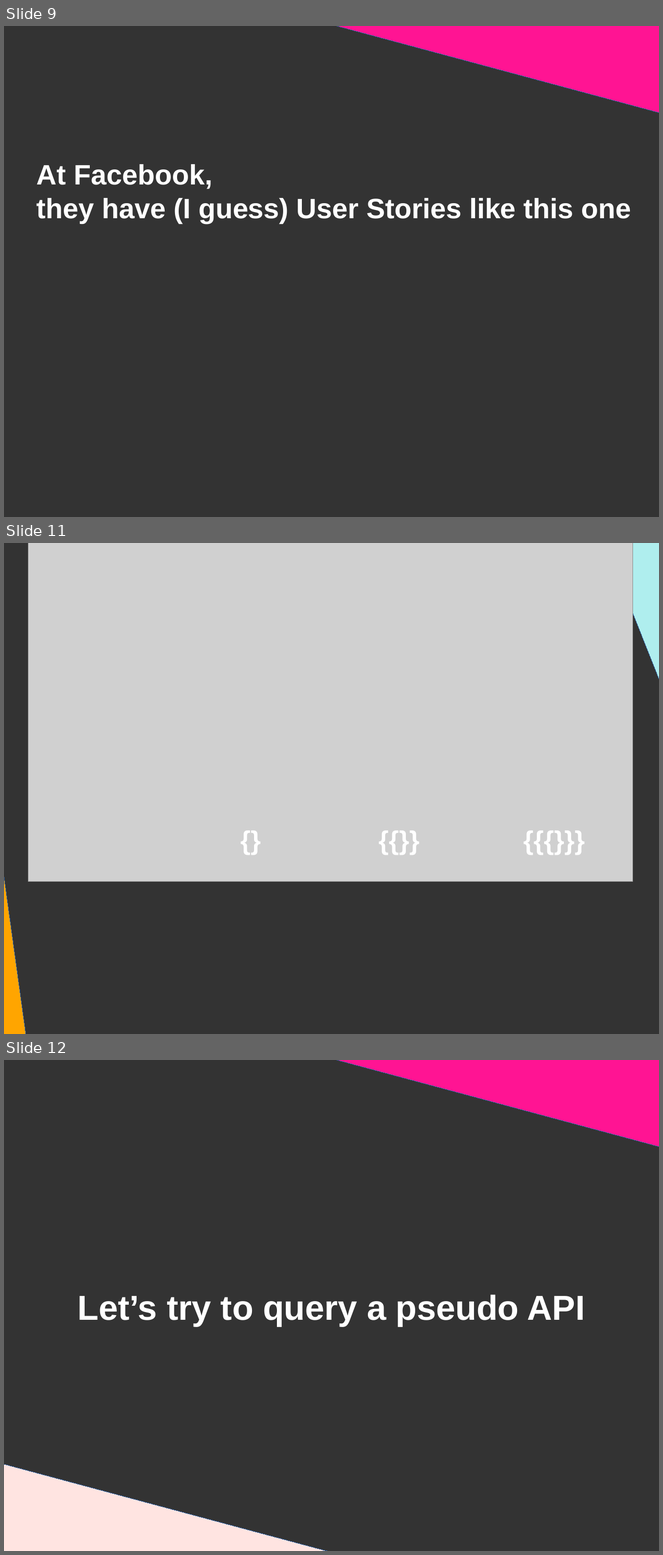
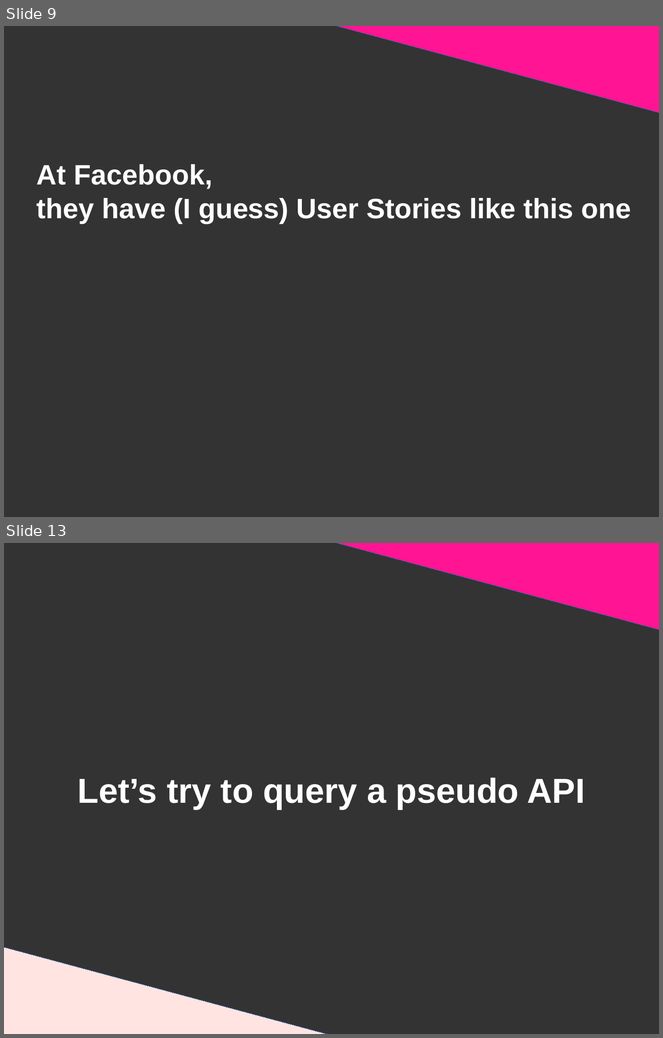
Before and after one commit to DanYellow/presentations, a slide deck: graphql/presentation.odp. Shown one above the other, each under a label of ours: slides 9, 11 and 12 before the commit, slides 9 and 13 after it; the slides between them are not shown. The pictures are 663x1555 and 663x1038 pixels, drawn with LibreOffice and Linux fonts; fonts in the diff are those of the drawing; grey boxes stand for pictures. Boxes give left, top, right and bottom in pixels: in the first picture for what was removed or moved away, otherwise in the second. Text is boxed around its words. In the diff, an @@ line names an element or a change of style, - is before the commit and + after.

```diff
--- a/graphql/presentation.odp
+++ b/graphql/presentation.odp
@@ slide 11 removed at <box>4,543,659,1034</box>, background #333333 @@
@@ picture removed at <box>28,543,634,882</box> @@
@@ right triangle removed at <box>598,543,659,780</box> @@
@@ right triangle removed at <box>622,543,659,780</box> @@
@@ right triangle removed at <box>4,619,28,1034</box> @@
@@ title removed at <box>230,824,272,905</box> @@
-{}
@@ title removed at <box>378,824,420,905</box> @@
-{{}}
@@ title removed at <box>515,824,594,905</box> @@
-{{{}}}
@@ what was slide 12 is now slide 13 @@
```
Also in this commit, not shown: 9 slides changed, 4 slides added, 5 other files.
